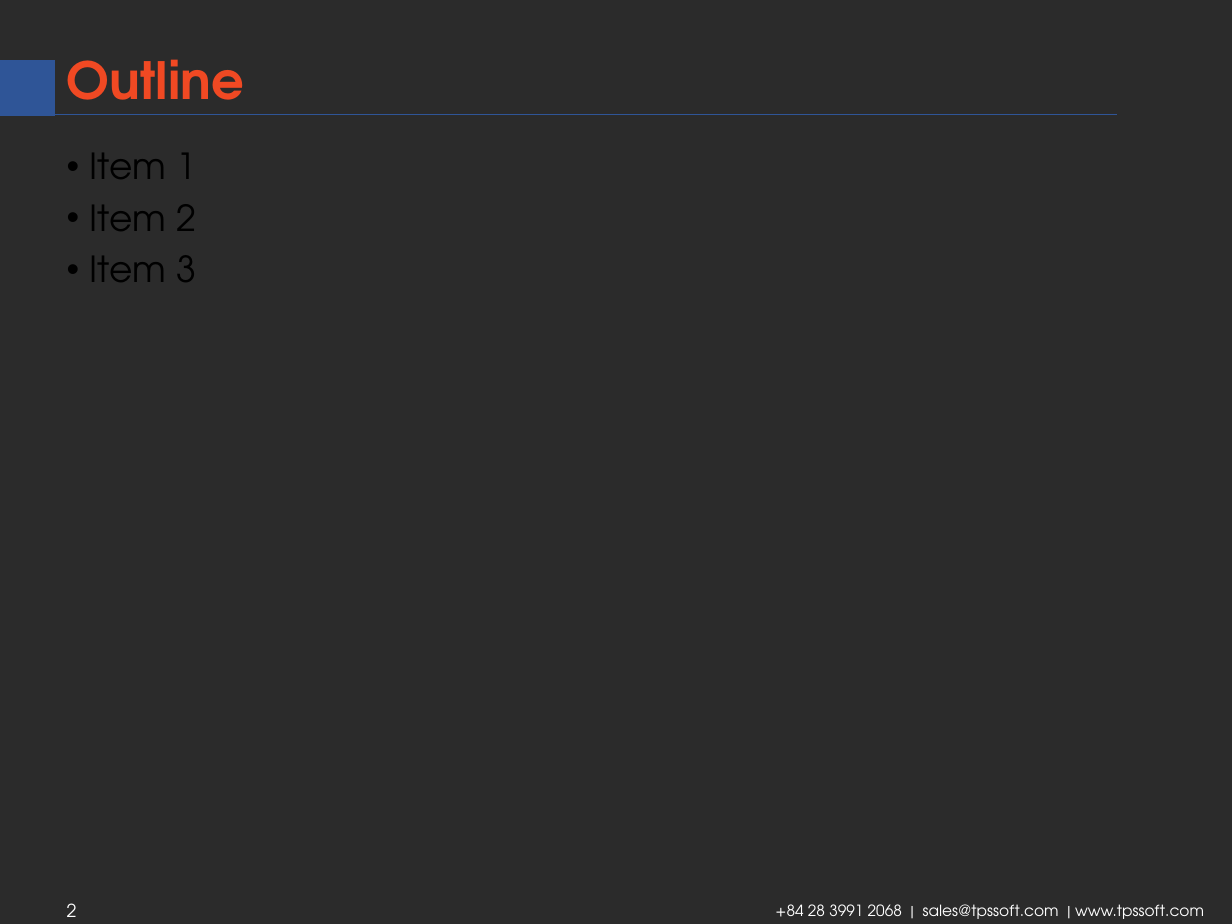
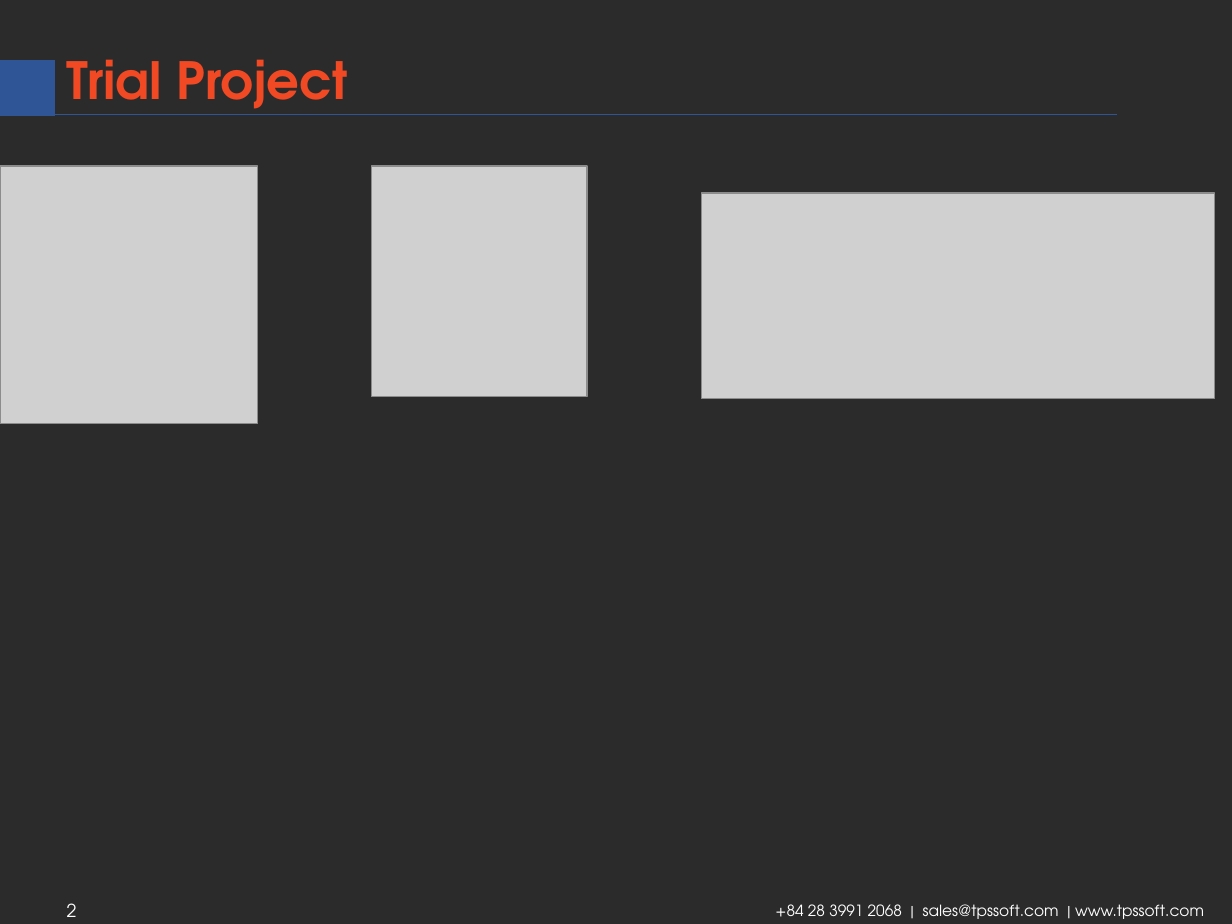
Before and after one commit to tamtps/TrainingProject, a slide deck: slide 2 of TPS Final Report.pptx. Drawn at 1232x924 pixels with LibreOffice and Linux fonts; fonts in the diff are those of the drawing; grey boxes stand for pictures; background and template pictures are left out; a plain dark background stands for a picture behind light text. Boxes give left, top, right and bottom in pixels: in the first picture for what was removed or moved away, otherwise in the second. Text is boxed around its words. In the diff, an @@ line names an element or a change of style, - is before the commit and + after.

```diff
--- a/TPS Final Report.pptx
+++ b/TPS Final Report.pptx
@@ title at <box>67,59,347,115</box>: text changed @@
-Outline
+Trial Project
@@ picture added at <box>0,166,257,424</box> @@
@@ text removed at <box>90,153,196,282</box> @@
-• Item 1
-• Item 2
-• Item 3
@@ picture added at <box>372,166,588,397</box> @@
@@ picture added at <box>701,193,1215,399</box> @@
```
Also in this commit, not shown: 8 other slides changed, 1 slide added.
